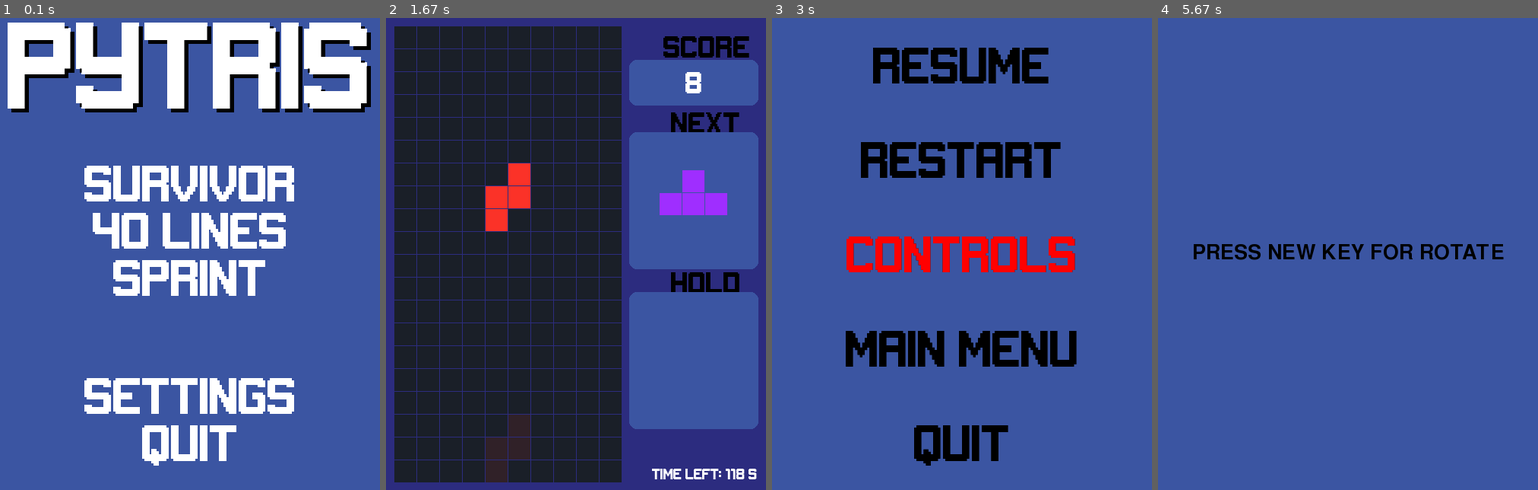
Above: before the commit, frames 1-4 (left to right).
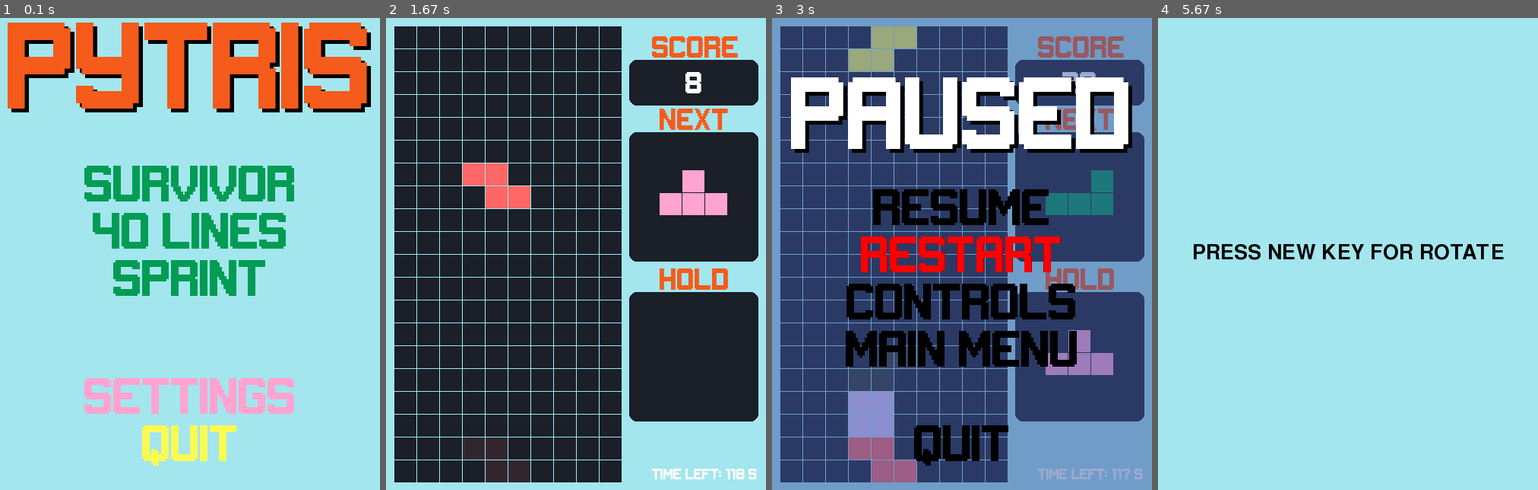
Above: after the commit, the same moments.

Repository: SohShiWei/scufftris
Game: pygame game, started from main.py
The game is run twice, just before and just after one commit, with the same random seed, the same clock (stepped at 60 frames per second) and the same inputs.
Inputs (mouse positions are in pixels of both pictures, inside the frame that each line leads up to):
- Up to frame 1 (0.1 s): no input
- Up to frame 2 (1.67 s): click (560, 277) at 0.38 s; tap D at 0.67 s; tap K at 1 s; tap F at 1.33 s
- Up to frame 3 (3 s): tap one key every 0.33 s from 1.67 s: I E I P
- Up to frame 4 (5.67 s): click (1481, 376) at 3.05 s; click "CONTROLS" at 3.38 s; click "LEFT: J" at 3.88 s; move the mouse to (1234, 93) at 4.2 s; tap I at 4.23, 4.53, 5.07 s; tap J at 4.32 s; click (1241, 305) at 4.72 s; move the mouse to (1484, 362) at 5.03 s; tap F at 5.15 s; click (1427, 192) at 5.38 s

The runs differ from the first frame. In frame 1, 98% of the frame differs, in the area x 0-100%, y 0-100%; in frame 2, 47%; in frame 3, 95%; in frame 4, 99%.

Commit message:
Add files via upload

Diff:
--- a/clear40.py
+++ b/clear40.py
@@ -60,12 +60,12 @@
         title_font = pygame.font.Font(FONT_PATH, 30)  # Font for titles (e.g., "Score", "Next")
 
         # Render static text surfaces for "Score", "Next", and "GAME OVER"
-        score_surface = title_font.render("SCORE", True, Colors.BLACK)
-        next_surface = title_font.render("NEXT", True, Colors.BLACK)
+        score_surface = title_font.render("SCORE", True, Colors.ORANGE)
+        next_surface = title_font.render("NEXT", True, Colors.ORANGE)
 
         # Rectangles for positioning the score and next block sections
         score_rect = pygame.Rect(320, 55, 170, 60)  # Score box on the right of the screen
-        next_rect = pygame.Rect(320, 150, 170, 180)  # Next block preview box
+        next_rect = pygame.Rect(320, 150, 170, 170)  # Next block preview box
 
         self.starting = pygame.time.get_ticks()   # Start timer only when the game loop begins
         self.pause_time = 0  # Track how long the game is paused
@@ -109,6 +109,8 @@
                             self.hard_drop()
                         if event.key == controls['rotate']:
                             self.rotate()
+                        if event.key == controls['rotate_ccw']:
+                            self.rotate_counterclockwise()
                         if event.key == controls['hold']:
                             self.hold()
 
@@ -168,24 +170,27 @@
                     return
 
             # Draw the game state
-            screen.fill(Colors.DARK_BLUE)
-            score_value_surface = title_font.render(str(self.score), True, Colors.WHITE)
+            screen.fill(Colors.BLUE)
+            score_value_surface = title_font.render(str(self.score), True, Colors.ORANGE)
             self.draw(screen)
-            screen.blit(score_surface, (365, 20, 50, 50))
-            screen.blit(next_surface, (375, 120, 50, 50))  # Draw the "Next" title for the next block preview
+            screen.blit(score_surface, (350, 20, 50, 50))
+            screen.blit(next_surface, (360, 115, 50, 50))  # Draw the "Next" title for the next block preview
 
-            pygame.draw.rect(screen, Colors.LIGHT_BLUE, score_rect, 0, 10)
+            time_rect = pygame.Rect(320, 550, 170, 65)  # Define a rectangle for the "hold" box
+            pygame.draw.rect(screen, Colors.DARK_GREY, time_rect, 0, 10)
+
+            pygame.draw.rect(screen, Colors.DARK_GREY, score_rect, 0, 10)
             screen.blit(score_value_surface, score_value_surface.get_rect(centerx=score_rect.centerx, centery=score_rect.centery))
-            pygame.draw.rect(screen, Colors.LIGHT_BLUE, next_rect, 0, 10)
+            pygame.draw.rect(screen, Colors.DARK_GREY, next_rect, 0, 10)
             self.draw(screen)
 
             time_font = pygame.font.Font(None, 30)
-            time_text = time_font.render(f"Time: {self.elapsed_time}", True, Colors.WHITE)
-            screen.blit(time_text, (320, 555))
+            time_text = time_font.render(f"Time: {self.elapsed_time}", True, Colors.ORANGE)
+            screen.blit(time_text, (330, 555))
 
             lines_font = pygame.font.Font(None, 30)
-            lines_cleared_text = lines_font.render(f"Lines cleared: {self.lines_cleared}", True, Colors.WHITE)    # Use the lines_cleared variable
-            screen.blit(lines_cleared_text, (320, 590))
+            lines_cleared_text = lines_font.render(f"{self.lines_cleared}/40", True, Colors.ORANGE)    # Use the lines_cleared variable
+            screen.blit(lines_cleared_text, (330, 590))
 
             pygame.display.update()
             clock.tick(FPS)
--- a/game.py
+++ b/game.py
@@ -47,12 +47,12 @@
         title_font = pygame.font.Font(FONT_PATH, 30)  # Font for titles (e.g., "Score", "Next")
 
         # Render static text surfaces for "Score", "Next", and "GAME OVER"
-        score_surface = title_font.render("SCORE", True, Colors.BLACK)
-        next_surface = title_font.render("NEXT", True, Colors.BLACK)
+        score_surface = title_font.render("SCORE", True, Colors.ORANGE)
+        next_surface = title_font.render("NEXT", True, Colors.ORANGE)
 
         # Rectangles for positioning the score and next block sections
         score_rect = pygame.Rect(320, 55, 170, 60)  # Score box on the right of the screen
-        next_rect = pygame.Rect(320, 150, 170, 180)  # Next block preview box
+        next_rect = pygame.Rect(320, 150, 170, 170)  # Next block preview box
 
         while True:
 
@@ -139,15 +139,15 @@
 
             # Draw game state
             score_value_surface = title_font.render(str(self.score), True, Colors.WHITE)  # Render current score
-            screen.fill(Colors.DARK_BLUE)
+            screen.fill(Colors.BLUE)
             self.draw(screen)
-            screen.blit(score_surface, (365, 20, 50, 50))  # Draw the "Score" title
-            screen.blit(next_surface, (375, 120, 50, 50))  # Draw the "Next" title for the next block preview
+            screen.blit(score_surface, (350, 15, 50, 50))  # Draw the "Score" title
+            screen.blit(next_surface, (360, 115, 50, 50))  # Draw the "Next" title for the next block preview
              # Draw rectangles for score and next block areas
-            pygame.draw.rect(screen, Colors.LIGHT_BLUE, score_rect, 0, 10)
+            pygame.draw.rect(screen, Colors.DARK_GREY, score_rect, 0, 10)
             # Display the score inside the score rectangle
             screen.blit(score_value_surface, score_value_surface.get_rect(centerx=score_rect.centerx, centery=score_rect.centery))
-            pygame.draw.rect(screen, Colors.LIGHT_BLUE, next_rect, 0, 10)  # Draw the rectangle for the next block preview
+            pygame.draw.rect(screen, Colors.DARK_GREY, next_rect, 0, 10)  # Draw the rectangle for the next block preview
             self.draw(screen)  # Draw the current state of the game (grid and blocks)
             # Blit game_screen onto the main screen
             main_screen = pygame.display.get_surface()
@@ -356,11 +356,6 @@
             # Swap the current block
             self.hold_block, self.current_block = self.current_block, self.hold_block
 
-        # Reset rotation state of block to default (0)
-        self.hold_block.rotation_state = 0
-        self.hold_block.update_positions() # Update positions to reflect the default rotation state
-
-
         # Reset position of the block
         self.hold_block.row_offset = 0  # Reset the position of the block when it comes out of hold
         self.hold_block.column_offset = 3  # Center it horizontally
@@ -389,10 +384,10 @@
 
         # Display Hold rectangle
         title_font = pygame.font.Font(FONT_PATH, 30)
-        hold_surface = title_font.render("HOLD", True, Colors.BLACK)
-        hold_rect = pygame.Rect(320, 360, 170, 180)  # Define a rectangle for the "hold" box
-        screen.blit(hold_surface, (375, 330, 50, 50))  # Draw the "Hold" label
-        pygame.draw.rect(screen, Colors.LIGHT_BLUE, hold_rect, 0, 10)  # Draw the rectangle for the hold block preview
+        hold_surface = title_font.render("HOLD", True, Colors.ORANGE)
+        hold_rect = pygame.Rect(320, 360, 170, 170)  # Define a rectangle for the "hold" box
+        screen.blit(hold_surface, (360, 325, 50, 50))  # Draw the "Hold" label
+        pygame.draw.rect(screen, Colors.DARK_GREY, hold_rect, 0, 10)  # Draw the rectangle for the hold block preview
         # Draw the hold blocks
         if self.hold_block:
             if self.hold_block.id == 3:  # Adjust the position for the I Block
--- a/menu.py
+++ b/menu.py
@@ -7,7 +7,7 @@
         pygame.event.clear()
         pygame.display.set_caption("Python Tetris Menu")
 
-        screen.fill(Colors.LIGHT_BLUE)
+        screen.fill(Colors.BLUE)
 
         while True:
 
@@ -22,16 +22,16 @@
             menu_mouse_pos = pygame.mouse.get_pos()
 
              # Render the title
-            title_text = title_font.render("PYTRIS", True, Colors.WHITE)
+            title_text = title_font.render("PYTRIS", True, Colors.ORANGE)
             title_rect = title_text.get_rect(center=(screen_width * 0.5, screen_height * 0.1))
             screen.blit(title_text, title_rect)
 
             # Menu buttons
-            play_button = Button(image=None, pos=(screen_width * 0.5, screen_height * 0.35), text_input="SURVIVOR", font=pygame.font.Font(FONT_PATH, 50), base_color="white", hovering_color="red")
-            clear40_button = Button(image=None, pos=(screen_width * 0.5, screen_height * 0.45), text_input="40 LINES", font=pygame.font.Font(FONT_PATH, 50), base_color="white", hovering_color="red")
-            sprint_button = Button(image=None, pos=(screen_width * 0.5, screen_height * 0.55), text_input="SPRINT", font=pygame.font.Font(FONT_PATH, 50), base_color="white", hovering_color="red")
-            settings_button = Button(image=None, pos=(screen_width * 0.5, screen_height * 0.80), text_input="SETTINGS", font=pygame.font.Font(FONT_PATH, 50), base_color="white", hovering_color="red")
-            quit_button = Button(image=None, pos=(screen_width * 0.5, screen_height * 0.90), text_input="QUIT", font=pygame.font.Font(FONT_PATH, 50), base_color="white", hovering_color="red")
+            play_button = Button(image=None, pos=(screen_width * 0.5, screen_height * 0.35), text_input="SURVIVOR", font=pygame.font.Font(FONT_PATH, 50), base_color=Colors.GREEN, hovering_color="red")
+            clear40_button = Button(image=None, pos=(screen_width * 0.5, screen_height * 0.45), text_input="40 LINES", font=pygame.font.Font(FONT_PATH, 50), base_color=Colors.GREEN, hovering_color="red")
+            sprint_button = Button(image=None, pos=(screen_width * 0.5, screen_height * 0.55), text_input="SPRINT", font=pygame.font.Font(FONT_PATH, 50), base_color=Colors.GREEN, hovering_color="red")
+            settings_button = Button(image=None, pos=(screen_width * 0.5, screen_height * 0.80), text_input="SETTINGS", font=pygame.font.Font(FONT_PATH, 50), base_color=Colors.PINK, hovering_color="red")
+            quit_button = Button(image=None, pos=(screen_width * 0.5, screen_height * 0.90), text_input="QUIT", font=pygame.font.Font(FONT_PATH, 50), base_color=Colors.YELLOW, hovering_color="red")
 
             for button in [play_button, settings_button, quit_button, clear40_button, sprint_button]:
                 button.changeColor(menu_mouse_pos)
@@ -68,14 +68,14 @@
 
          # Load the game over sound (ensure the file exists)
         gameover_sound = pygame.mixer.Sound("Sounds/gameover.mp3")
-        gameover_sound.set_volume(0.5)  # Set volume if needed
+        gameover_sound.set_volume(0)  # Set volume if needed
         gameover_sound.play()  # Play the sound
 
         fade_in_duration = 2000  # 2 seconds fade-in
         start_time = pygame.time.get_ticks()
 
         while True:
-            # screen.fill(Colors.DARK_BLUE)
+            # screen.fill(Colors.DARK_PURPLE)
 
             # Semi-transparent overlay
             overlay = pygame.Surface((screen_width, screen_height))
@@ -95,7 +95,7 @@
             gameover_font = pygame.font.Font(FONT_PATH, 75)
 
             # Create the main text surface
-            gameover_text = gameover_font.render("GAME OVER", True, Colors.RED)
+            gameover_text = gameover_font.render("GAME OVER", True, Colors.LIGHT_RED)
             gameover_text.set_alpha(alpha_value)
             gameover_rect = gameover_text.get_rect(center=(screen_width * 0.5, screen_height * 0.2))
 
@@ -159,12 +159,33 @@
         pygame.display.set_caption("Game Paused!")
 
         def draw_buttons():
-            # Define buttons for each control setting (Left, Right, Down, Rotate)
+
+            rect_surface = pygame.Surface((DISPLAY_WIDTH, DISPLAY_HEIGHT), pygame.SRCALPHA)
+            rect_surface.fill(Colors.TLIGHT_BLUE)  # Semi-transparent red
+
+            # Blit the surface onto the main screen
+            screen.blit(rect_surface, (0,0))
+            pygame.display.flip()
+
+
+
+            # Render title with outline or shadow for a more appealing look
+            title_font = pygame.font.Font(FONT_PATH, 100)
+
+            # Create shadow effect by rendering the title slightly offset
+            title_shadow = title_font.render("PAUSED", True, Colors.BLACK)
+            titleshadow_rect = title_shadow.get_rect(center=(screen_width * 0.5+5, screen_height * 0.2+5))
+            screen.blit(title_shadow, titleshadow_rect)
+
+             # Render the title
+            title_text = title_font.render("PAUSED", True, Colors.WHITE)
+            title_rect = title_text.get_rect(center=(screen_width * 0.5, screen_height * 0.2))
+            screen.blit(title_text, title_rect)
 
             # Menu buttons
-            resume_button = Button(image=None, pos=(screen_width * 0.5, screen_height * 0.1), text_input="RESUME", font = pygame.font.Font(FONT_PATH, 50), base_color="black", hovering_color="red")
-            restart_button = Button(image=None, pos=(screen_width * 0.5, screen_height * 0.3), text_input="RESTART", font = pygame.font.Font(FONT_PATH, 50), base_color="black", hovering_color="red")
-            controls_button = Button(image=None, pos=(screen_width * 0.5, screen_height * 0.5), text_input="CONTROLS", font = pygame.font.Font(FONT_PATH, 50), base_color="black", hovering_color="red")
+            resume_button = Button(image=None, pos=(screen_width * 0.5, screen_height * 0.4), text_input="RESUME", font = pygame.font.Font(FONT_PATH, 50), base_color="black", hovering_color="red")
+            restart_button = Button(image=None, pos=(screen_width * 0.5, screen_height * 0.5), text_input="RESTART", font = pygame.font.Font(FONT_PATH, 50), base_color="black", hovering_color="red")
+            controls_button = Button(image=None, pos=(screen_width * 0.5, screen_height * 0.6), text_input="CONTROLS", font = pygame.font.Font(FONT_PATH, 50), base_color="black", hovering_color="red")
             main_menu_button = Button(image=None, pos=(screen_width * 0.5, screen_height * 0.7), text_input="MAIN MENU", font = pygame.font.Font(FONT_PATH, 50), base_color="black", hovering_color="red")
             quit_button = Button(image=None, pos=(screen_width * 0.5, screen_height * 0.9), text_input="QUIT", font = pygame.font.Font(FONT_PATH, 50), base_color="black", hovering_color="red")
 
@@ -174,7 +195,6 @@
         resume_button, restart_button, controls_button, main_menu_button, quit_button = draw_buttons()
 
         while True:
-            screen.fill(Colors.LIGHT_BLUE)  # Background color for settings menu
             mouse_pos = pygame.mouse.get_pos()
 
             for button in [resume_button, restart_button, controls_button, main_menu_button, quit_button]:
@@ -219,7 +239,7 @@
         # Draw the initial buttons
         controls_button, handling_button, back_button = draw_buttons()
         while True:
-            screen.fill(Colors.LIGHT_BLUE)  # Background color for settings menu
+            screen.fill(Colors.BLUE)  # Background color for settings menu
             mouse_pos = pygame.mouse.get_pos()
 
             for button in [controls_button, handling_button, back_button]:
@@ -271,7 +291,7 @@
         left_button, right_button, down_button, rotate_button, rotate_counter_button, hard_button, hold_button, default_button, back_button = draw_buttons()
 
         while True:
-            screen.fill(Colors.LIGHT_BLUE)  # Background color for settings menu
+            screen.fill(Colors.BLUE)  # Background color for settings menu
             mouse_pos = pygame.mouse.get_pos()
 
             # Display buttons and update color if hovered
@@ -326,7 +346,7 @@
         prompt_text = f'PRESS NEW KEY FOR {key_name.upper()}'
         prompt_surface = prompt_font.render(prompt_text, True, Colors.BLACK)
 
-        screen.fill((Colors.LIGHT_BLUE))  # Fill screen with dark background
+        screen.fill((Colors.BLUE))  # Fill screen with dark background
         prompt_rect = prompt_surface.get_rect(center=(screen_width * 0.5, screen_height * 0.5))
         screen.blit(prompt_surface, prompt_rect)  # Display prompt text
         pygame.display.flip()  # Update the display
@@ -355,7 +375,7 @@
         back_button = Button(image=None, pos=(screen_width * 0.5, screen_height * 0.9), text_input='BACK', font=pygame.font.Font(FONT_PATH, 50), base_color="black", hovering_color="red")
 
         while True:
-            screen.fill(Colors.LIGHT_BLUE)
+            screen.fill(Colors.BLUE)
             mouse_pos = pygame.mouse.get_pos()
 
             for button in [decrease_speed_button, increase_speed_button, decrease_move_button, increase_move_button, back_button]:
--- a/settings.py
+++ b/settings.py
@@ -5,28 +5,27 @@
 class Colors:
     # Original Colors
     DARK_GREY = (26, 31, 40)
-    GREEN = (0, 255, 107)
-    RED = (251, 50, 40)
-    ORANGE = (255, 152, 0)
-    YELLOW = (255, 245, 2)
-    PURPLE = (159, 46, 255)
-    CYAN = (0, 255, 233)
-    BLUE = (0, 83, 255)
+    GREEN = (2, 156, 84)
+    ORANGE = (245, 91, 27)
+    BLUE = (163, 230, 238)
+    PURPLE = (217, 199, 249)
+    YELLOW = (249, 251, 83)
+    PINK = (255, 164, 208)
+    GREY = (225, 225, 225)
+    BLACK = (0, 0, 0)
     WHITE = (255, 255, 255)
-    DARK_BLUE = (44, 44, 127)
-    LIGHT_BLUE = (59, 85, 162)
     # Additional Colors
     CREAM = (254, 250, 224)
     LIGHT_CREAM = (254, 252, 235)
-    PINK = (255, 164, 208)
     GREY = (225, 225, 225)
     BLACK = (0, 0, 0)
     LIGHT_RED = (255, 102, 102)
+    TLIGHT_BLUE = (59, 85, 162,128)
 
     @classmethod
     def get_cell_colors(cls):
         # Accessed by block.py and grid.py to return board and tetromino colors
-        return [cls.DARK_GREY, cls.BLUE, cls.ORANGE, cls.CYAN, cls.YELLOW, cls.GREEN, cls.PURPLE, cls.RED]
+        return [cls.DARK_GREY, cls.GREEN, cls.ORANGE, cls.YELLOW, cls.PURPLE, cls.YELLOW, cls.PINK, cls.LIGHT_RED]
 
 class Position:
     def __init__(self, row, column):
--- a/sprint.py
+++ b/sprint.py
@@ -85,12 +85,12 @@
         title_font = pygame.font.Font(FONT_PATH, 30)  # Font for titles (e.g., "Score", "Next")
 
         # Render static text surfaces for "Score", "Next", and "GAME OVER"
-        score_surface = title_font.render("SCORE", True, Colors.BLACK)
-        next_surface = title_font.render("NEXT", True, Colors.BLACK)
+        score_surface = title_font.render("SCORE", True, Colors.ORANGE)
+        next_surface = title_font.render("NEXT", True, Colors.ORANGE)
 
         # Rectangles for positioning the score and next block sections
         score_rect = pygame.Rect(320, 55, 170, 60)  # Score box on the right of the screen
-        next_rect = pygame.Rect(320, 150, 170, 180)  # Next block preview box
+        next_rect = pygame.Rect(320, 150, 170, 170)  # Next block preview box
 
         while not self.game_over and not self.game_ended:
 
@@ -124,6 +124,8 @@
                             self.hard_drop()
                         if event.key == controls['rotate']:
                             self.rotate()
+                        if event.key == controls['rotate_ccw']:
+                            self.rotate_counterclockwise()
                         if event.key == controls['hold']:
                             self.hold()
 
@@ -184,14 +186,14 @@
 
             # Draw game state
             score_value_surface = title_font.render(str(self.score), True, Colors.WHITE)
-            screen.fill(Colors.DARK_BLUE)
+            screen.fill(Colors.BLUE)
             self.draw(screen)
-            screen.blit(score_surface, (365, 20, 50, 50))
-            screen.blit(next_surface, (375, 120, 50, 50))  # Draw the "Next" title for the next block preview
-
-            pygame.draw.rect(screen, Colors.LIGHT_BLUE, score_rect, 0, 10)
+            screen.blit(score_surface, (350, 20, 50, 50))
+            screen.blit(next_surface, (360, 115, 50, 50))  # Draw the "Next" title for the next block preview
+
+            pygame.draw.rect(screen, Colors.DARK_GREY, score_rect, 0, 10)
             screen.blit(score_value_surface, score_value_surface.get_rect(centerx=score_rect.centerx, centery=score_rect.centery))
-            pygame.draw.rect(screen, Colors.LIGHT_BLUE, next_rect, 0, 10)
+            pygame.draw.rect(screen, Colors.DARK_GREY, next_rect, 0, 10)
             self.draw(screen)
 
             # Display the countdown timer
Not shown, changed: requirements.txt
